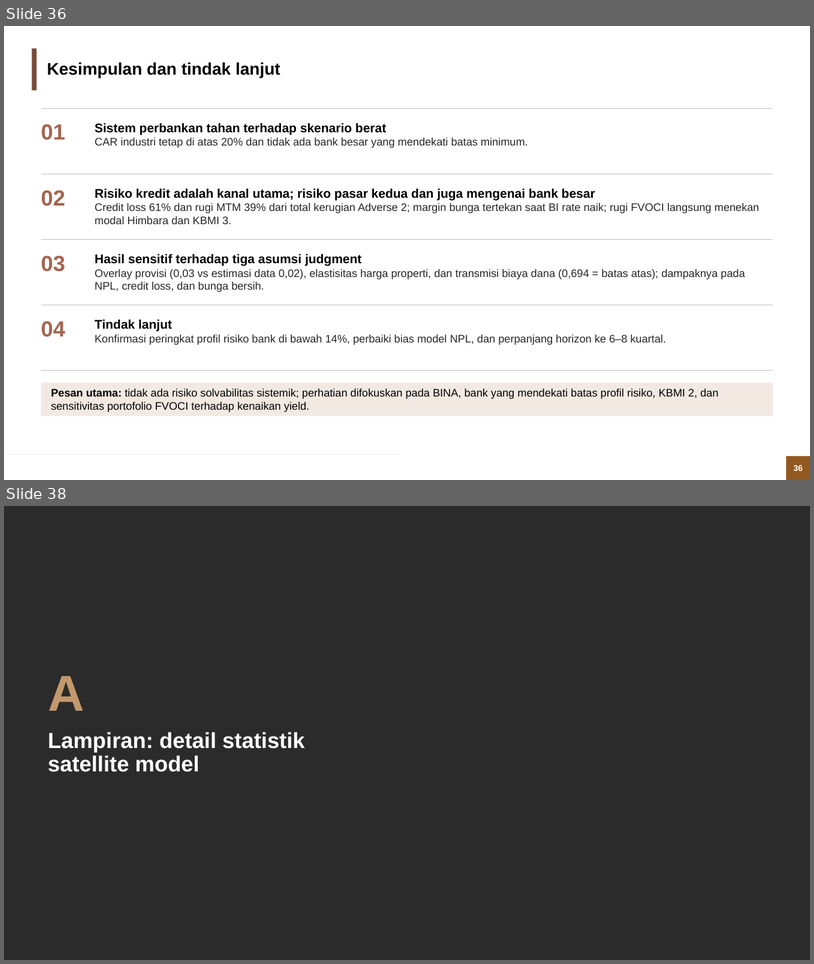
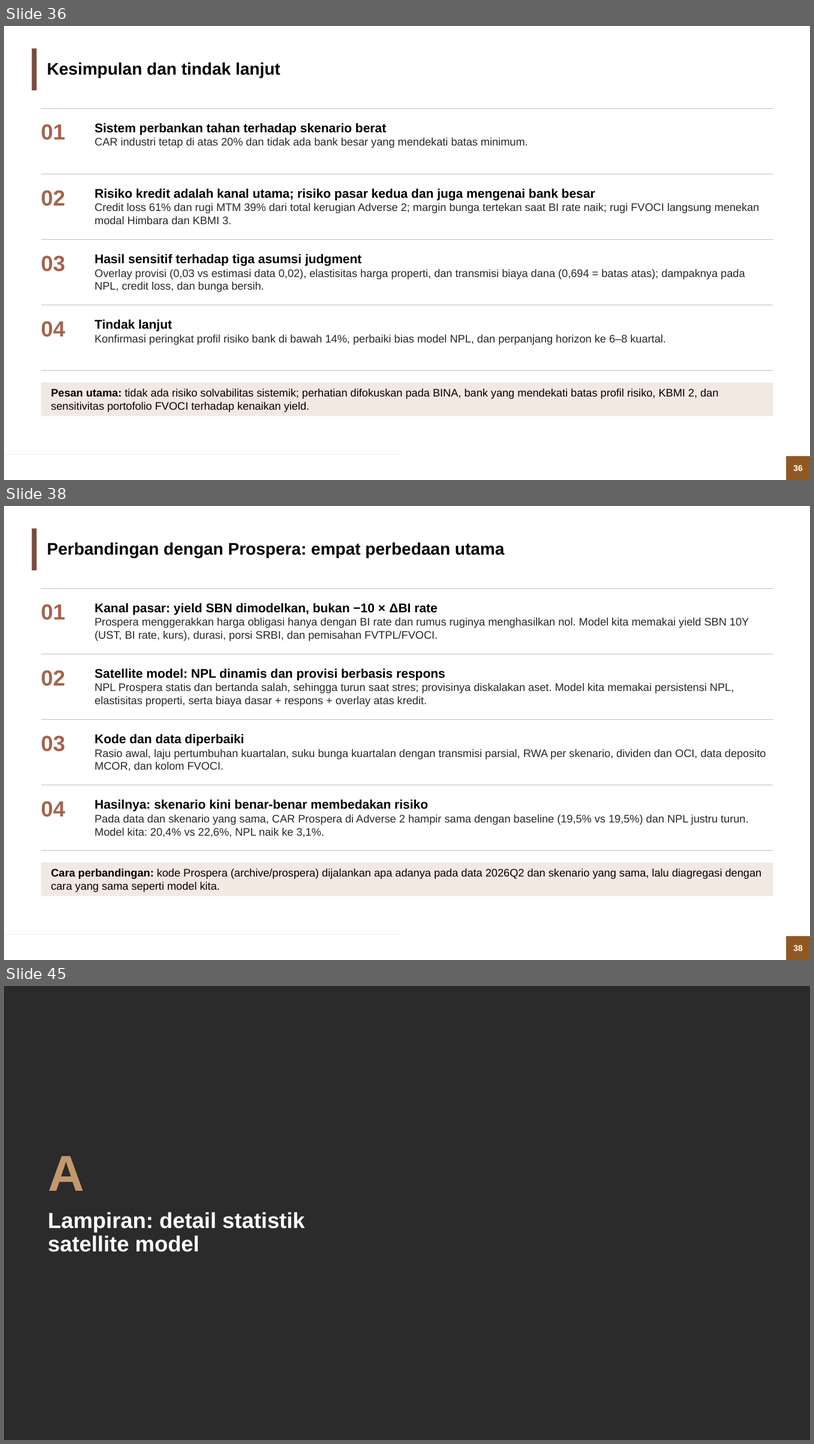
Before and after one commit to muhamadhaikal128/banking-stress-test, a slide deck: Banking Stress Test (Solvency).pptx. Shown one above the other, each under a label of ours: slides 36 and 38 before the commit, slides 36, 38 and 45 after it; the slides between them are not shown. The pictures are 814x964 and 814x1444 pixels, drawn with LibreOffice and Linux fonts; fonts in the diff are those of the drawing; background and template pictures are left out; a plain dark background stands for a picture behind light text. Boxes give left, top, right and bottom in pixels: in the first picture for what was removed or moved away, otherwise in the second. Text is boxed around its words. In the diff, an @@ line names an element or a change of style, - is before the commit and + after.

```diff
--- a/Banking Stress Test (Solvency).pptx
+++ b/Banking Stress Test (Solvency).pptx
@@ slide 38 added at (4,506,810,960), background #FFFFFF; not listed: 4 template elements that a slide beside it also shows @@
@@ title added at (47,542,505,558), 20 pt, text #000000, bold @@
+Perbandingan dengan Prospera: empat perbedaan utama
@@ line added from (41, 588) to (773, 588), #BFBFBF 0.75 pt @@
@@ text added at (41,604,65,620), 26 pt, text #A5644E, bold @@
+01
@@ text added at (95,603,749,641), 13 pt, text #262626 @@
+Kanal pasar: yield SBN dimodelkan, bukan −10 × ΔBI rate
+Prospera menggerakkan harga obligasi hanya dengan BI rate dan rumus ruginya menghasilkan nol. Model kita memakai yield SBN 10Y (UST, BI rate, kurs), durasi, porsi SRBI, dan pemisahan FVTPL/FVOCI.
@@ line added from (41, 654) to (773, 654), #BFBFBF 0.75 pt @@
@@ text added at (41,670,65,686), 26 pt, text #A5644E, bold @@
+02
@@ text added at (95,668,734,706), 13 pt, text #262626 @@
+Satellite model: NPL dinamis dan provisi berbasis respons
+NPL Prospera statis dan bertanda salah, sehingga turun saat stres; provisinya diskalakan aset. Model kita memakai persistensi NPL, elastisitas properti, serta biaya dasar + respons + overlay atas kredit.
@@ line added from (41, 720) to (773, 720), #BFBFBF 0.75 pt @@
@@ text added at (41,735,65,751), 26 pt, text #A5644E, bold @@
+03
@@ text added at (95,733,767,771), 13 pt, text #262626 @@
+Kode dan data diperbaiki
+Rasio awal, laju pertumbuhan kuartalan, suku bunga kuartalan dengan transmisi parsial, RWA per skenario, dividen dan OCI, data deposito MCOR, dan kolom FVOCI.
@@ line added from (41, 785) to (773, 785), #BFBFBF 0.75 pt @@
@@ text added at (41,801,65,817), 26 pt, text #A5644E, bold @@
+04
@@ text added at (95,799,749,837), 13 pt, text #262626 @@
+Hasilnya: skenario kini benar-benar membedakan risiko
+Pada data dan skenario yang sama, CAR Prospera di Adverse 2 hampir sama dengan baseline (19,5% vs 19,5%) dan NPL justru turun. Model kita: 20,4% vs 22,6%, NPL naik ke 3,1%.
@@ line added from (41, 850) to (773, 850), #BFBFBF 0.75 pt @@
@@ rectangle added at (41,862,773,896), fill #F3E9E3, 13 pt, text #000000 @@
+Cara perbandingan: kode Prospera (archive/prospera) dijalankan apa adanya pada data 2026Q2 dan skenario yang sama, lalu diagregasi dengan cara yang sama seperti model kita.
@@ what was slide 38 is now slide 45 @@
```
Also in this commit, not shown: 7 slides changed, 6 other slides added.
